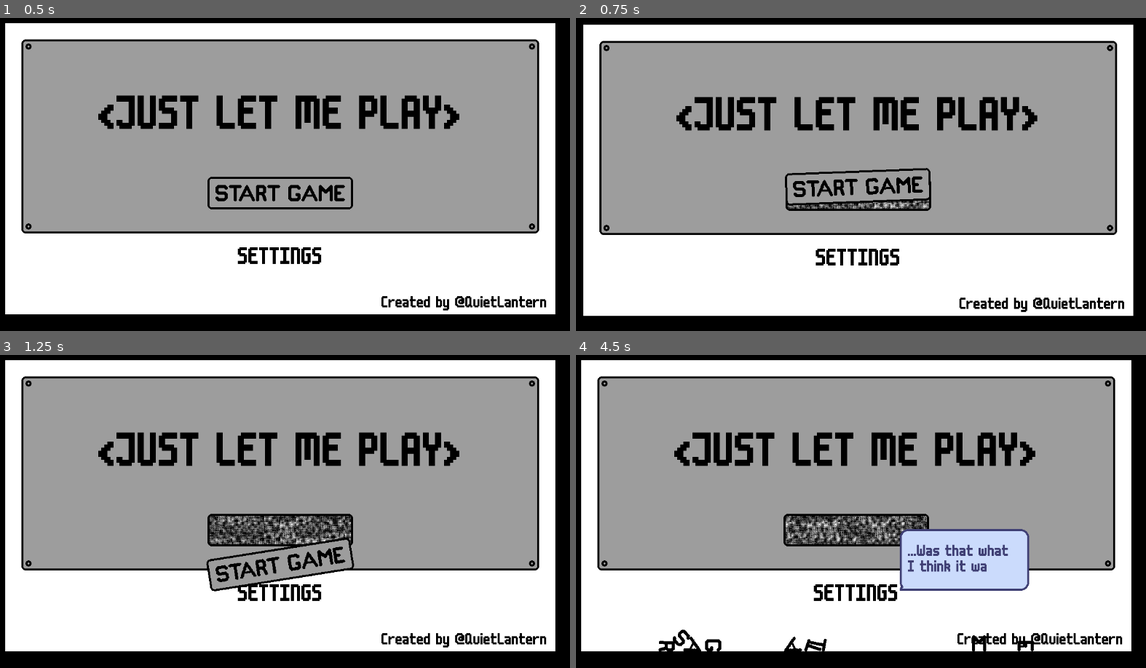
Above: before the commit, frames 1-4 (two rows, left to right).
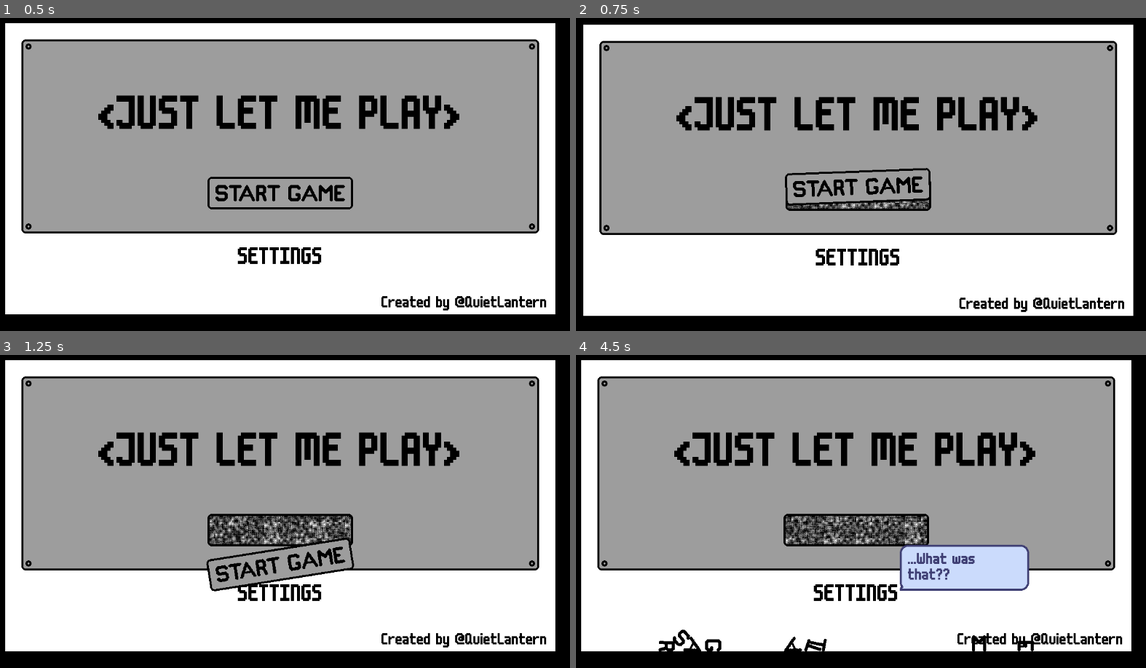
Above: after the commit, the same moments.

Repository: conor-wilson/secret-sapphire
Game: Godot game, scene res://scenes/main.tscn
Two runs of this game, one before a commit and one after it. Both use one fixed random seed, a clock stepped at 60 frames per second and the inputs below.
Inputs (mouse positions are in pixels of both pictures, inside the frame that each line leads up to):
- Up to frame 1 (0.5 s): no input
- Up to frame 2 (0.75 s): tap Enter at 0.5 s; move the mouse to (855, 193) at 0.52 s; click (855, 193) at 0.6 s
- Up to frame 3 (1.25 s): no input
- Up to frame 4 (4.5 s): move the mouse to (741, 524) at 1.27 s; click (741, 524) at 1.35 s; move the mouse to (912, 436) at 2.02 s; click (912, 436) at 2.1 s; move the mouse to (826, 574) at 2.77 s; click (826, 574) at 2.85 s; move the mouse to (1032, 558) at 3.52 s; click (1032, 558) at 3.6 s; move the mouse to (684, 458) at 4.27 s; click (684, 458) at 4.35 s

Frame 1 is identical in both runs. In frame 2, 0.2% of the frame differs, in the area x 37-62%, y 57-61%; in frame 3, 1.4%; in frame 4, 3.4%, in the area x 36-80%, y 51-72%.

Commit message:
Added screen shake when username is wrong

Diff:
--- a/let-me-play/scenes/main.gd
+++ b/let-me-play/scenes/main.gd
@@ -5,7 +5,6 @@
 
 func _ready() -> void:
 	$Cameras/MainMenuCamera.make_current()
-	pass
 
 # Called every frame. 'delta' is the elapsed time since the previous frame.
 func _process(delta: float) -> void:
@@ -19,15 +18,20 @@
 		return
 
 	# Shake the screen
-	$Cameras/MainMenuCamera.offset = Vector2(
+	var offset:Vector2 = Vector2(
 		randf_range(-screen_shake_strength, screen_shake_strength),
 		randf_range(-screen_shake_strength, screen_shake_strength),
 	)
+	$Cameras/MainMenuCamera.offset = offset
+	$Cameras/SettingsCamera.offset = offset
 
 	# Fade the screen shake for the next time
 	screen_shake_strength = lerpf(screen_shake_strength, 0, screen_shake_fade*delta)
 
 func _on_main_menu_shake_screen(strength:float, fade:float) -> void:
+	shake_screen(strength, fade)
+
+func _on_settings_menu_shake_screen(strength: float, fade: float) -> void:
 	shake_screen(strength, fade)
 
 func shake_screen(strength:float, fade:float):
@@ -50,10 +54,11 @@
 	# Start the "What was that?" dialogue
 	await get_tree().create_timer(1.5).timeout
 	var lines: Array[String] = [
-		"...Was that what I think it was? o_o",
-		"Honestly... I told that dev to build a more stable start button...",
-		"Oh well, it's nothing that can't be fixed ^_^",
-		"I can fix it for you, but you'll have to free me from the SECRET SETTINGS..."
+		"...What was that???",
+		"Was that what I think it was? o_o",
+		"Honestly... I told that dev to fix that start button before release...",
+		"Oh well, luckily I can fix it for you ^_^",
+		"You'll come and unlock me first though..."
 	]
 	DialogueManager.new_dialogue_sequence($DialogueMarkers/WhatWasThat1.position, lines)
 	DialogueManager.new_dialogue_sequence($DialogueMarkers/WhatWasThat2.position, lines)
--- a/let-me-play/scenes/main.tscn
+++ b/let-me-play/scenes/main.tscn
@@ -34,3 +34,4 @@
 [connection signal="shake_screen" from="Menus/MainMenu" to="." method="_on_main_menu_shake_screen"]
 [connection signal="start_button_exploded" from="Menus/MainMenu" to="." method="_on_main_menu_start_button_exploded"]
 [connection signal="back_pressed" from="Menus/SettingsMenu" to="." method="_on_settings_menu_back_pressed"]
+[connection signal="shake_screen" from="Menus/SettingsMenu" to="." method="_on_settings_menu_shake_screen"]
--- a/let-me-play/scenes/settings_menu.gd
+++ b/let-me-play/scenes/settings_menu.gd
@@ -1,6 +1,7 @@
 extends Node2D
 
 signal back_pressed
+signal shake_screen(strength:float, fade:float)
 
 @export var devUsername := "QuietLantern"
 
@@ -32,6 +33,7 @@
 		DialogueManager.stop_all_dialogue()
 		DialogueManager.new_dialogue_sequence($DialogueMarkers/WrongPasswordMarker.global_position, lines)
 	else:
+		shake_screen.emit(15, 5)
 		var lines: Array[String] = [
 			"Damn ¬_¬ the dev locked it behind his username...",
 			"I bet he credited himself somewhere around here... >.>"
--- a/let-me-play/scenes/settings_menu.tscn
+++ b/let-me-play/scenes/settings_menu.tscn
@@ -67,9 +67,9 @@
 [node name="SecretSettingsButton" type="Button" parent="CenterContainer/MarginContainer/VBoxContainer"]
 layout_mode = 2
 focus_mode = 0
-theme_override_colors/font_hover_color = Color(0.615686, 0.615686, 0.615686, 1)
-theme_override_colors/font_focus_color = Color(0.615686, 0.615686, 0.615686, 1)
-theme_override_colors/font_color = Color(0, 0, 0, 1)
+theme_override_colors/font_hover_color = Color(0.796078, 0.858824, 0.988235, 1)
+theme_override_colors/font_focus_color = Color(0.796078, 0.858824, 0.988235, 1)
+theme_override_colors/font_color = Color(0.247059, 0.247059, 0.454902, 1)
 theme_override_fonts/font = ExtResource("2_ityvj")
 theme_override_font_sizes/font_size = 48
 theme_override_styles/focus = SubResource("StyleBoxEmpty_ucw1g")
Not shown, changed: .gitignore
